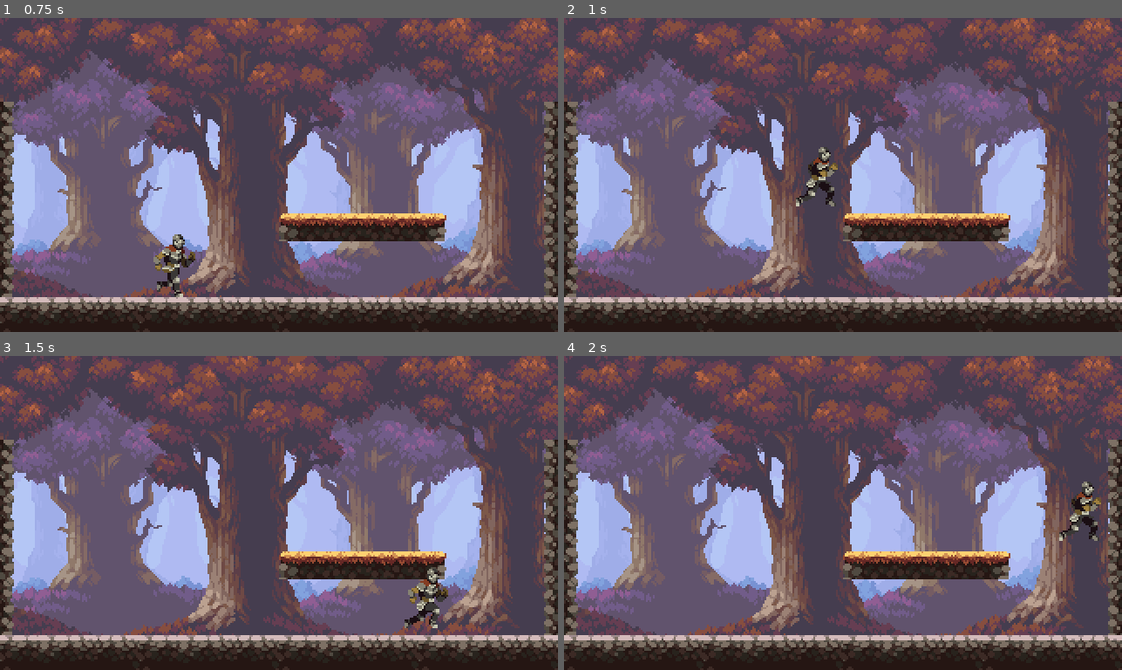
Above: before the commit, frames 1-4 (two rows, left to right).
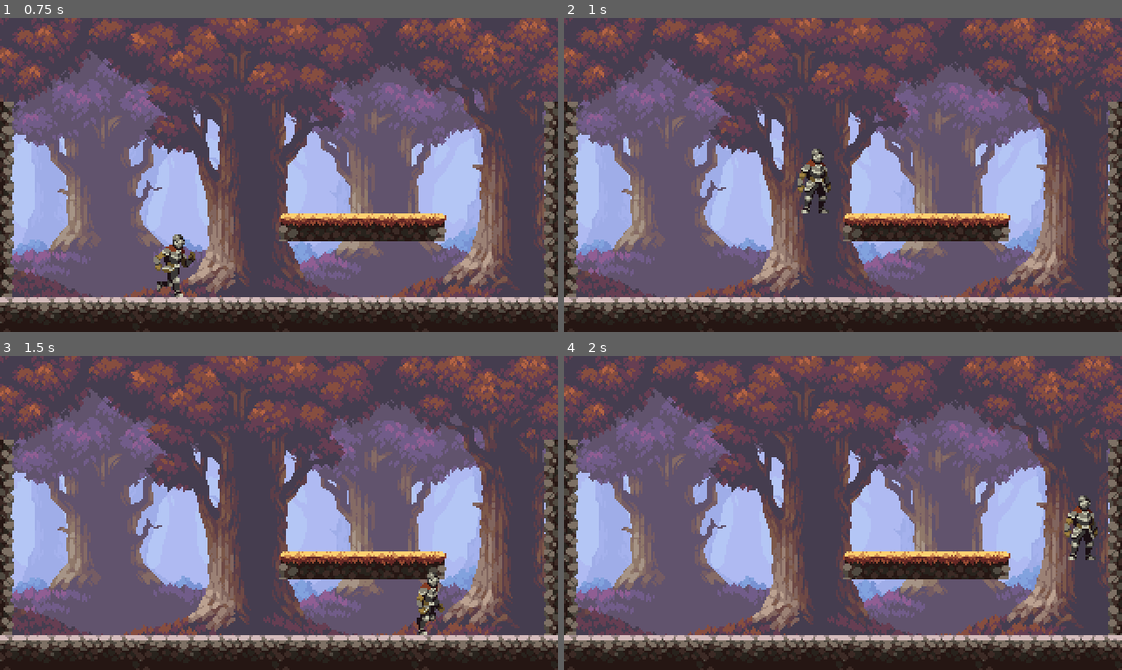
Above: after the commit, the same moments.

Repository: Luis-Blash/godot_caballero
Game: Godot game, scene res://Scene/Game.tscn
Same seed, same stepped clock (60 frames per second), same inputs: the game is played once before the commit and once after it.
Inputs:
- Up to frame 1 (0.75 s): hold Right (ui_right) from 0.53 s (still down)
- Up to frame 2 (1 s): keep holding Right (ui_right); tap Up (ui_up) at 0.77 s
- Up to frame 3 (1.5 s): keep holding Right (ui_right)
- Up to frame 4 (2 s): keep holding Right (ui_right); tap Up (ui_up) at 1.52 s

Frame 1 is identical in both runs. In frame 2, 0.9% of the frame differs, in the area x 41-50%, y 41-63%; in frame 3, 0.7%; in frame 4, 0.9%, in the area x 88-97%, y 40-65%.

Commit message:
feat: ray caster floor and wall

Diff:
--- a/Scene/Player.tscn
+++ b/Scene/Player.tscn
@@ -46,7 +46,7 @@
 }
 
 [sub_resource type="CapsuleShape2D" id="CapsuleShape2D_q2aqg"]
-radius = 8.5
+radius = 7.0
 height = 36.0
 
 [node name="Player" type="CharacterBody2D"]
@@ -73,4 +73,8 @@
 
 [node name="WallRayCast" type="RayCast2D" parent="."]
 position = Vector2(-5, 22)
-target_position = Vector2(10, 0)
+target_position = Vector2(-10, 0)
+
+[node name="FloorRayCast" type="RayCast2D" parent="."]
+position = Vector2(-5, 22)
+target_position = Vector2(0, 20)
--- a/Scripts/Player.gd
+++ b/Scripts/Player.gd
@@ -4,6 +4,7 @@
 @onready var _sprite_player = $Sprite2D
 @onready var _colisionBody = $CollisionShape2D
 @onready var _wallRaycast = $WallRayCast
+@onready var _floorRaycast = $FloorRayCast
 
 @export var speed : float = 200
 @export var mass : float = 3
@@ -51,7 +52,7 @@
 	velocity.x = Global.get_axis().x * speed
 
 	# si esta tocando el suelo puedes saltar
-	if is_on_floor() and jump_key:
+	if get_collision_floor() and jump_key:
 		if !get_collision_wall():
 			velocity.y = -jump_speed
 			is_jumping = true
@@ -66,7 +67,7 @@
 
 func select_animation():
 
-	if (left_key || right_key):
+	if (left_key || right_key && get_collision_floor()):
 		_animation_player.play("run_player")
 	else:
 		_animation_player.play("idle_player")
@@ -74,10 +75,19 @@
 	if left_key:
 		_sprite_player.flip_h = true
 		_colisionBody.transform[2] = Vector2(5,22)
+		_wallRaycast.transform[2] = Vector2(5,22)
+		_wallRaycast.target_position = Vector2(-10,0)
+		_floorRaycast.transform[2] = Vector2(5,22)
 
 	if right_key:
 		_sprite_player.flip_h = false
 		_colisionBody.transform[2] = Vector2(-5,22)
+		_wallRaycast.transform[2] = Vector2(-5,22)
+		_wallRaycast.target_position = Vector2(10,0)
+		_floorRaycast.transform[2] = Vector2(-5,22)
 
 func get_collision_wall() -> bool:
 	return _wallRaycast.is_colliding()
+
+func get_collision_floor() -> bool:
+	return _floorRaycast.is_colliding()
